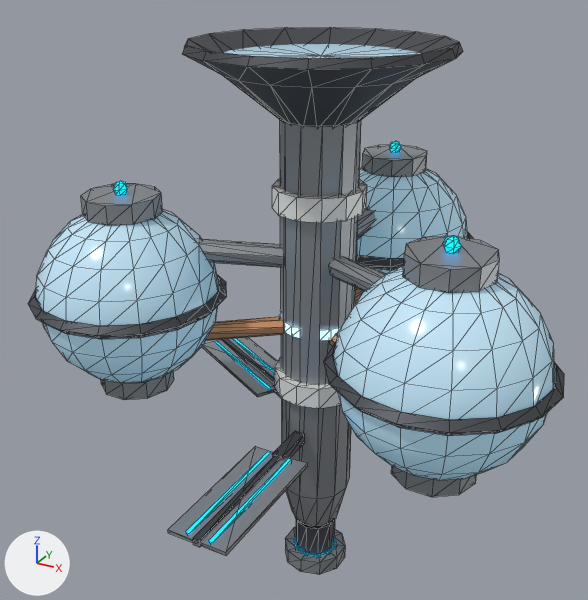
A saved change to the glTF model godot/assets/stations/water_plant.glb.
Both versions are drawn from a 50 mm camera at (1.13, -2.323, 1.21) aimed at (-0.128, -0.037, 0.067). The lights are fixed; the arrows at lower left show +X, +Y and +Z. The older version comes first. Mesh edges are drawn as thin lines. Vertices at exactly the same position are counted once.

Names of what the first picture shows: 'water_plant'.
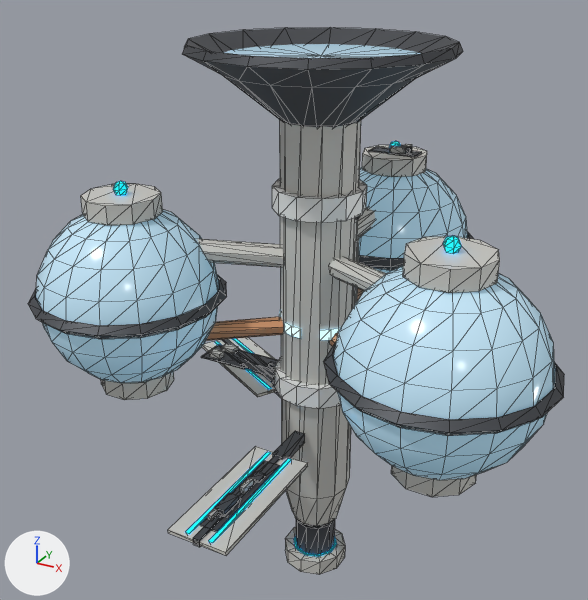
Location of each change, [x1, y1, x2, y2] in pixels of the pictures (588 x 600 px):
part 1 of me_water_plant, added: after [201, 344, 278, 377]
part 2 of me_water_plant, added: after [200, 460, 280, 531]
part 3 of me_water_plant, added: after [250, 471, 266, 482]
part 4 of me_water_plant, added: after [214, 492, 239, 516]
part 5 of me_water_plant, added: after [369, 147, 422, 157]
part 6 of me_water_plant, added: after [403, 146, 412, 154]
part 7 of me_water_plant, added: after [221, 343, 238, 354]
part 8 of me_water_plant, added: after [210, 349, 224, 359]
part 9 of me_water_plant, added: after [240, 477, 254, 494]
part 10 of me_water_plant, added: after [207, 508, 218, 520]
part 11 of me_water_plant, added: after [390, 145, 406, 154]
part 12 of me_water_plant, added: after [353, 216, 360, 307]
part 13 of me_water_plant, recoloured (grey to light grey): [81, 120, 500, 574] in both

Edits to the bpy script that builds the scene:
```text
Add mat_shiphull:
    mat_shiphull = principled_material('ShipHull')
    mat_shiphull.base_color = (0.64, 0.63, 0.59)  # light grey #d1d0ca
    mat_shiphull.metallic = 0.15
    mat_shiphull.roughness = 0.58
Add mat_shippanel:
    mat_shippanel = principled_material('ShipPanel')
    mat_shippanel.base_color = (0.46, 0.46, 0.44)  # grey #b5b5b1
    mat_shippanel.metallic = 0.2
    mat_shippanel.roughness = 0.58
Change me_water_plant:
    used by ob_water_plant; location = (0.0, 0.0, 0.0)
    remove me_water_plant.from_pydata(...)  # 1408 vertices, 2600 faces; spans x -0.86..0.86, y -0.84..0.84, z -0.95..0.95
    add me_water_plant.from_pydata(...)  # 1624 vertices, 2924 faces; spans x -0.86..0.86, y -0.84..0.84, z -0.95..0.95
    me_water_plant part 1: a new loose piece, a box spanning x -0.6254..-0.2359, y 0.0839..0.2083, z -0.3415..-0.3353, in mat_hulldark (dark grey #4d5055)
    me_water_plant part 2: a new loose piece, a box spanning x -0.0298..0.0298, y -0.7816..-0.418, z -0.3415..-0.3353, in mat_hulldark (dark grey #4d5055)
    me_water_plant part 3: a new loose piece, a box spanning x -0.0165..0.0189, y -0.5291..-0.4886, z -0.3347..-0.3272, in mat_hulldark (dark grey #4d5055)
    me_water_plant part 4: a new loose piece, a box spanning x -0.02..0.014, y -0.721..-0.64, z -0.335..-0.313, in mat_hulldark (dark grey #4d5055)
    me_water_plant part 5: a new loose piece, a box spanning x -0.0932..0.0932, y 0.4835..0.5545, z 0.4851..0.4913, in mat_hulldark (dark grey #4d5055)
    me_water_plant part 6: a new loose piece, a box spanning x 0.034..0.066, y 0.501..0.522, z 0.492..0.515, in mat_hulldark (dark grey #4d5055)
    me_water_plant part 7: a new loose piece, a box spanning x -0.58..-0.523, y 0.164..0.203, z -0.335..-0.316, in mat_shippanel (grey #b5b5b1)
    me_water_plant part 8: a new loose piece, a box spanning x -0.595..-0.544, y 0.1..0.131, z -0.335..-0.313, in mat_shippanel (grey #b5b5b1)
    me_water_plant part 9: a new loose piece, a box spanning x -0.005..0.01, y -0.603..-0.546, z -0.335..-0.312, in mat_shippanel (grey #b5b5b1)
    me_water_plant part 10: a new loose piece, a box spanning x -0.022..-0.007, y -0.755..-0.701, z -0.335..-0.318, in mat_shippanel (grey #b5b5b1)
    me_water_plant part 11: a new loose piece, a box spanning x -0.007..0.049, y 0.486..0.502, z 0.492..0.516, in mat_shippanel (grey #b5b5b1)
    me_water_plant part 12: 16 vertices added at x 0.11..0.13, y -0.09..-0.05, z -0.21..0.42
    me_water_plant part 13: 476 faces spanning x -0.69..0.69, y -0.84..0.64, z -0.95..0.72 switch from mat_hull (grey #9ba0a4) to mat_shiphull (light grey #d1d0ca)
    other edits to the shape of me_water_plant do not show in these pictures
    add me_water_plant.materials.append(mat_shippanel)  # grey #b5b5b1
```
